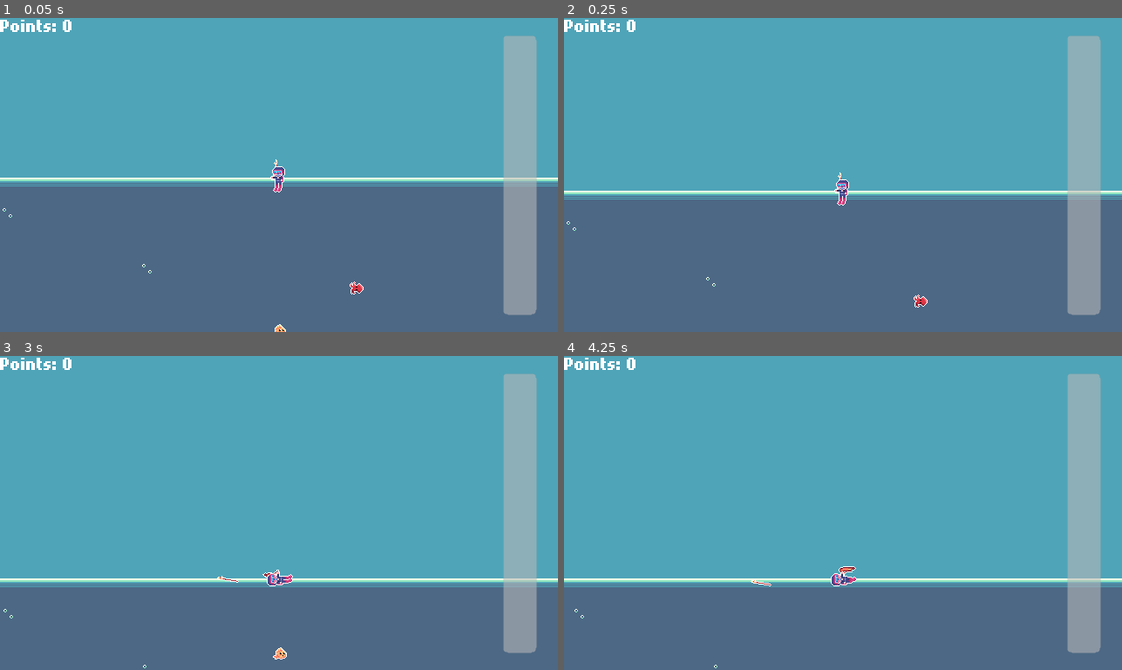
Above: before the commit, frames 1-4 (two rows, left to right).
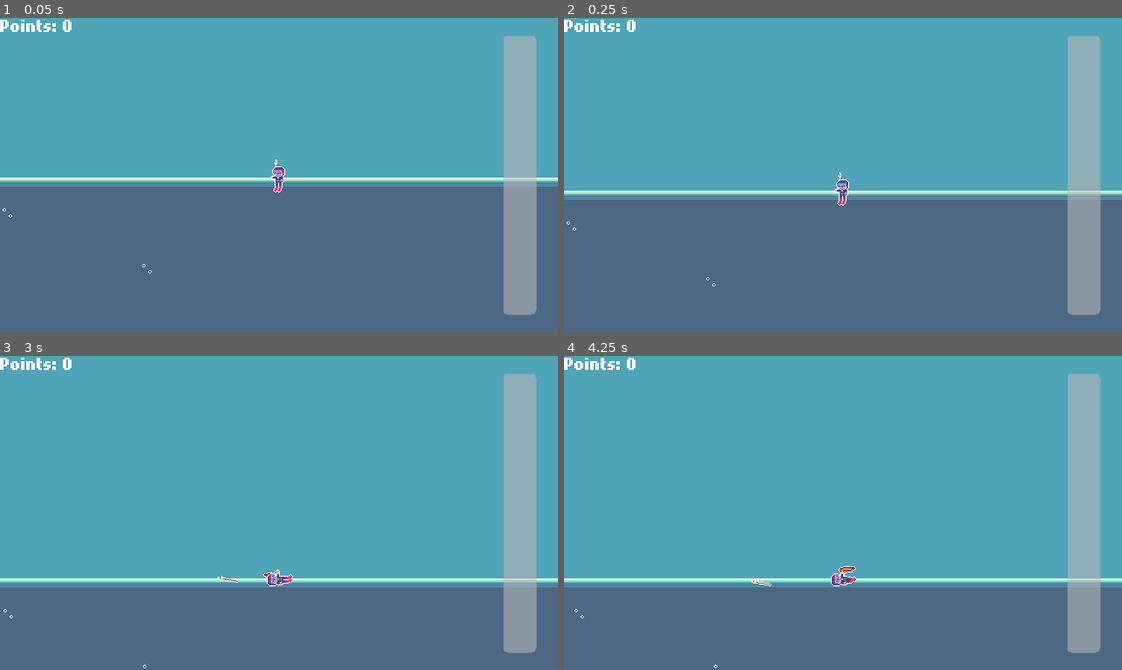
Above: after the commit, the same moments.

Repository: SeenicRoot/spearfishing-game
Game: Godot game, scene res://main.tscn
Two runs of this game, one before a commit and one after it. Both use one fixed random seed, a clock stepped at 60 frames per second and the inputs below.
Inputs (mouse positions are in pixels of both pictures, inside the frame that each line leads up to):
- Up to frame 1 (0.05 s): no input
- Up to frame 2 (0.25 s): no input
- Up to frame 3 (3 s): move the mouse to (401, 497) at 0.52 s; press the mouse at (401, 497) at 0.53 s; hold Right (ui_right) 0.53-1.28 s; move the mouse to (167, 528) at 1.27 s; release the mouse at (167, 528) at 1.28 s; hold Down (ui_down) 1.28-2.03 s; click (167, 528) at 1.35 s; tap Enter at 2 s; move the mouse to (334, 443) at 2.02 s; press the mouse at (334, 443) at 2.03 s; hold Right (ui_right) 2.03-2.78 s; move the mouse to (251, 575) at 2.77 s; release the mouse at (251, 575) at 2.78 s; hold Space (accelerate) from 2.78 s (still down); click (251, 575) at 2.85 s
- Up to frame 4 (4.25 s): move the mouse to (1010, 560) at 3.52 s; release Space (accelerate) at 3.53 s; press the mouse at (1010, 560) at 3.53 s; hold Left (ui_left) from 3.53 s (still down)

The runs differ from the first frame. In frame 1, 0.1% of the frame differs, in the area x 49-66%, y 83-100%; in frame 2, less than 0.1%; in frame 3, less than 0.1%; in frame 4, nothing differs.

Commit message:
Create spawn system for fish

Diff:
--- a/main.gd
+++ b/main.gd
@@ -1,7 +1,8 @@
 extends Node
 
+const World = preload("res://world.gd")
+
 const CAMERA_SURFACE_OFFSET_Y = -75
-const SURFACE_THRESHOLD = 5
 
 @export var music: AudioStream
 
@@ -18,7 +19,7 @@
 var camera_offset_y: float = 0.0
 
 @onready var game_ui: Control = %GameUI
-@onready var world: Node2D = %World
+@onready var world: World = %World
 @onready var world_camera: Camera2D = %World/Camera2D
 @onready var player: Player = %World/Player
 @onready var depth_meter: ProgressBar = %GameUI/%DepthMeter
@@ -41,15 +42,17 @@
 	world_camera.global_position.x = player.global_position.x
 	if not player.is_surfaced:
 		world_camera.global_position.y = player.global_position.y + camera_offset_y
+	else:
+		camera_offset_y = CAMERA_SURFACE_OFFSET_Y - player.global_position.y
+
 
 func change_camera_view() -> void:
 	if player.is_surfaced:
 		var tween := create_tween()
 		tween.tween_property(world_camera, "position:y", CAMERA_SURFACE_OFFSET_Y, 1)
 	else:
-		var y_distance := world_camera.global_position.y - player.global_position.y
 		var tween := create_tween()
-		tween.tween_property(self, "camera_offset_y", 0.0, 1).from(y_distance)
+		tween.tween_property(self, "camera_offset_y", 0.0, 1)
 
 
 func start_game() -> void:
@@ -93,7 +96,6 @@
 			await tween.finished
 			depth_meter.visible = false
 
-
 	depth_meter.value = player.position.y
 	depth_meter.max_value = max_depth
 
@@ -107,15 +109,21 @@
 		max_depth = 0
 		change_camera_view()
 		player.captured_fishes = []
+		world.clear_chunks()
 	else:
 		body.queue_free()
 
 
 func _on_surface_body_exited(body: Node2D) -> void:
-	if body.name == "Player":
+	if body is Player:
 		player.is_surfaced = false
 		show_surface = false
 		change_camera_view()
 
+		randomize()
+
+		world.recreate_chunks.call_deferred(player.global_position)
+
+
 func _on_fishes_changed(captured_fishes: Array[Dictionary]) -> void:
 	dive_points = captured_fishes.reduce(func (accum, fish): return accum + fish.value, 0)
--- a/player/player.tscn
+++ b/player/player.tscn
@@ -31,23 +31,6 @@
 "values": [Color(1, 1, 1, 1)]
 }
 
-[sub_resource type="Animation" id="Animation_in2y5"]
-resource_name = "swim"
-length = 0.8
-loop_mode = 1
-tracks/0/type = "value"
-tracks/0/imported = false
-tracks/0/enabled = true
-tracks/0/path = NodePath("Sprite2D:frame")
-tracks/0/interp = 1
-tracks/0/loop_wrap = true
-tracks/0/keys = {
-"times": PackedFloat32Array(0, 0.2, 0.4, 0.6),
-"transitions": PackedFloat32Array(1, 1, 1, 1),
-"update": 1,
-"values": [15, 16, 17, 18]
-}
-
 [sub_resource type="Animation" id="Animation_u86q0"]
 resource_name = "panic"
 length = 0.8
@@ -77,6 +60,23 @@
 "values": [Color(1, 1, 1, 1), Color(1, 0.337914, 0.246775, 1)]
 }
 
+[sub_resource type="Animation" id="Animation_in2y5"]
+resource_name = "swim"
+length = 0.8
+loop_mode = 1
+tracks/0/type = "value"
+tracks/0/imported = false
+tracks/0/enabled = true
+tracks/0/path = NodePath("Sprite2D:frame")
+tracks/0/interp = 1
+tracks/0/loop_wrap = true
+tracks/0/keys = {
+"times": PackedFloat32Array(0, 0.2, 0.4, 0.6),
+"transitions": PackedFloat32Array(1, 1, 1, 1),
+"update": 1,
+"values": [15, 16, 17, 18]
+}
+
 [sub_resource type="AnimationLibrary" id="AnimationLibrary_5oiao"]
 _data = {
 "RESET": SubResource("Animation_vmio7"),
@@ -91,7 +91,6 @@
 z_index = 3
 script = ExtResource("1_yibih")
 acceleration = 125.0
-max_breath = 10.0
 
 [node name="AnimationPlayer" type="AnimationPlayer" parent="."]
 libraries = {
--- /dev/null
+++ b/world.gd
@@ -0,0 +1,92 @@
+extends Node2D
+
+const CHUNK_SIZE = Vector2i(1000, 1000)
+const AVERAGE_SPAWN_RATE = 3
+
+@export var fish_scenes: Array[PackedScene]
+
+var created_chunks: Dictionary = {}
+var current_chunk_rect: Rect2i
+
+@onready var chunks: Node2D = $Chunks
+@onready var fishes: Node2D = $Fishes
+
+
+func get_chunk_rect(at: Vector2) -> Rect2i:
+	# uses math to determine where the chunk is supposed to be
+	var multiple := Vector2i(at) / CHUNK_SIZE
+	var rect_pos := multiple * CHUNK_SIZE
+	return Rect2i(rect_pos, CHUNK_SIZE)
+
+
+func recreate_chunks(player_pos: Vector2) -> void:
+	var first_rect := get_chunk_rect(player_pos)
+	create_chunk(first_rect)
+	current_chunk_rect = first_rect
+
+	for adjacent_rect in get_surrounding_chunk_rects(first_rect):
+		if not adjacent_rect in created_chunks:
+			create_chunk(adjacent_rect)
+			spawn_fish(adjacent_rect)
+
+
+func create_chunk(rect: Rect2i) -> Area2D:
+	var area := Area2D.new()
+	var collision_shape := CollisionShape2D.new()
+	area.add_child(collision_shape)
+	collision_shape.shape = RectangleShape2D.new()
+	collision_shape.shape.size = CHUNK_SIZE
+	area.global_position = rect.get_center()
+	area.body_exited.connect(_on_chunk_body_exited)
+
+	created_chunks[rect] = area
+	chunks.add_child(area)
+	return area
+
+func spawn_fish(rect: Rect2i) -> void:
+	var n_fish := int(randf() * AVERAGE_SPAWN_RATE * 2)
+	for i in range(n_fish):
+		var rand_x := randi_range(rect.position.x, rect.end.x)
+		var rand_y := randi_range(rect.position.y, rect.end.y)
+		var new_fish := fish_scenes.pick_random().instantiate() as Fish
+		new_fish.global_position = Vector2(rand_x, rand_y)
+
+		fishes.add_child(new_fish)
+
+
+func clear_chunks() -> void:
+	for chunk: Area2D in created_chunks.values():
+		chunk.queue_free()
+	for fish in fishes.get_children():
+		fish.queue_free()
+	created_chunks = {}
+
+
+func get_surrounding_chunk_rects(chunk_rect: Rect2i) -> Array[Rect2i]:
+	var surrounding_rects: Array[Rect2i] = []
+
+	for offset_x in [-CHUNK_SIZE.x, 0, CHUNK_SIZE.x]:
+		for offset_y in [-CHUNK_SIZE.y, 0, CHUNK_SIZE.y]:
+			if offset_x == 0 and offset_y == 0:
+				continue
+			var new_rect := chunk_rect
+			new_rect.position.x += offset_x
+			new_rect.position.y += offset_y
+			# don't make chunks in the sky
+			if new_rect.position.y < 0:
+				continue
+
+			surrounding_rects.append(new_rect)
+	return surrounding_rects
+
+
+func _on_chunk_body_exited(body: Node2D) -> void:
+	if not body is Player:
+		return
+
+	current_chunk_rect = get_chunk_rect(body.global_position)
+	var surrounding_chunk_rects := get_surrounding_chunk_rects(current_chunk_rect)
+	for rect in surrounding_chunk_rects:
+		if not rect in created_chunks:
+			create_chunk.call_deferred(rect)
+			spawn_fish.call_deferred(rect)
--- a/world.tscn
+++ b/world.tscn
@@ -1,5 +1,6 @@
-[gd_scene load_steps=7 format=3 uid="uid://dinwsk6yoe6t3"]
+[gd_scene load_steps=8 format=3 uid="uid://dinwsk6yoe6t3"]
 
+[ext_resource type="Script" path="res://world.gd" id="1_834mx"]
 [ext_resource type="TileSet" uid="uid://c6l48pd00c62j" path="res://tilemap/water_tileset.tres" id="1_855xw"]
 [ext_resource type="Script" path="res://Ocean.gd" id="2_i2g8e"]
 [ext_resource type="PackedScene" uid="uid://biip1hld5vpp0" path="res://fish/fish.tscn" id="3_jf4a3"]
@@ -13,6 +14,8 @@
 distance = -4.0
 
 [node name="World" type="Node2D"]
+script = ExtResource("1_834mx")
+fish_scenes = Array[PackedScene]([ExtResource("3_jf4a3"), ExtResource("4_brv5i")])
 
 [node name="ParallaxBackground" type="ParallaxBackground" parent="."]
 
@@ -46,10 +49,6 @@
 [node name="CollisionShape2D" type="CollisionShape2D" parent="SurfaceBarrier"]
 shape = SubResource("WorldBoundaryShape2D_mtwbk")
 
-[node name="Node2D" type="Node2D" parent="."]
+[node name="Fishes" type="Node2D" parent="."]
 
-[node name="fish" parent="Node2D" instance=ExtResource("3_jf4a3")]
-position = Vector2(-2, 178)
-
-[node name="squid" parent="Node2D" instance=ExtResource("4_brv5i")]
-position = Vector2(88, 128)
+[node name="Chunks" type="Node2D" parent="."]
